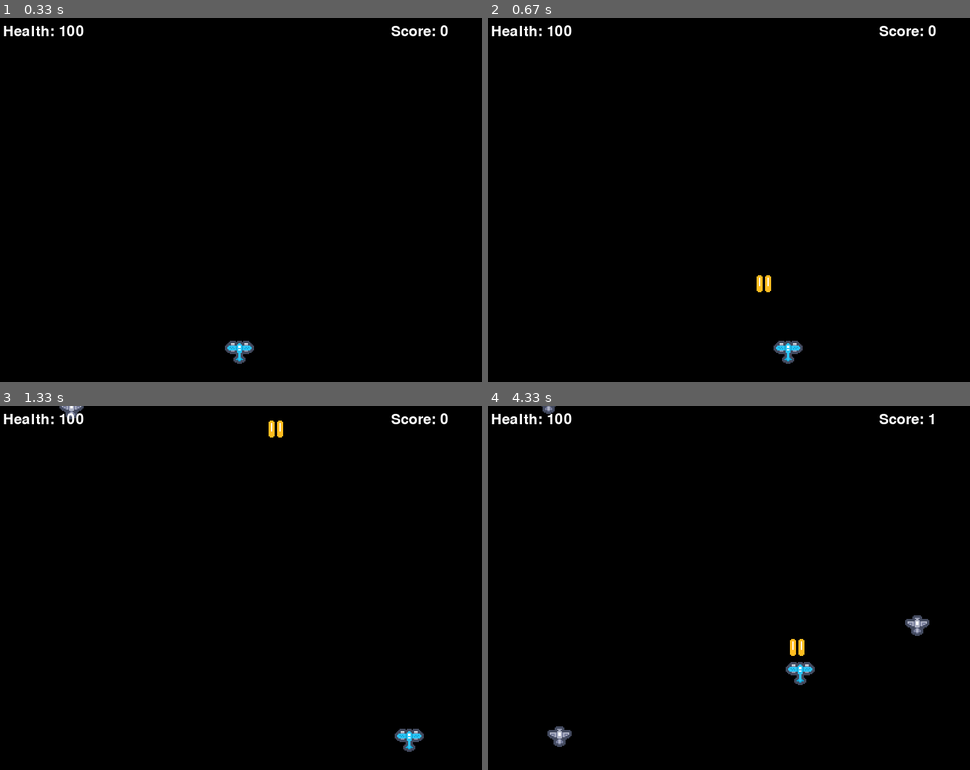
Above: before the commit, frames 1-4 (two rows, left to right).
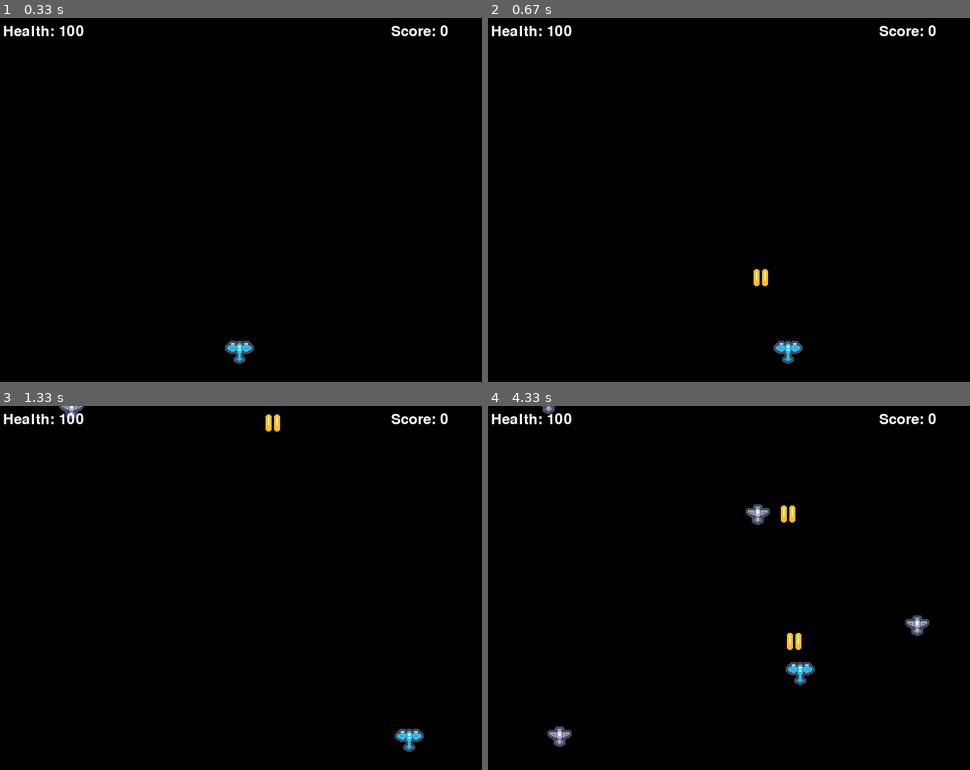
Above: after the commit, the same moments.

Repository: Aethelbrad/planes-pygame
Game: pygame game, started from main.py
Same seed, same stepped clock (60 frames per second), same inputs: the game is played once before the commit and once after it.
Inputs:
- Up to frame 1 (0.33 s): no input
- Up to frame 2 (0.67 s): hold Space from 0.33 s (still down); hold Right from 0.33 s (still down)
- Up to frame 3 (1.33 s): release Space at 0.8 s; release Right at 0.8 s; hold Right 0.83-1.3 s
- Up to frame 4 (4.33 s): hold Up 1.33-1.63 s; hold Right 1.67-2.13 s; hold Left 2.17-2.7 s; hold Down 2.73-3.03 s; tap Space at 3.07, 3.47, 3.77, 3.9, 4.3 s; hold Left 3.4-3.8 s; hold Up 3.83-4.2 s; hold Right from 4.23 s (still down)

Frame 1 is identical in both runs. In frame 2, 0.2% of the frame differs, in the area x 55-59%, y 69-76%; in frame 3, 0.2%; in frame 4, 0.5%, in the area x 53-93%, y 2-69%.

Commit message:
fixed key check every frame

Diff:
--- a/main.py
+++ b/main.py
@@ -19,7 +19,7 @@
 BULLET_IMAGE_PATH = "assets/sprites/tile_0001.png"
 ENEMY_IMAGE_PATH = "assets/sprites/ship_0022.png"
 
-# Asset Manager class
+
 class AssetManager:
     def __init__(self, screen, font):
         self.screen = screen
@@ -55,7 +55,7 @@
         score_text = self.font.render(f"Score: {player.score}", True, (255, 255, 255))
         self.screen.blit(score_text, (SCREEN_WIDTH - 150, 10))
 
-# Player class
+
 class Player(pygame.sprite.Sprite):
     def __init__(self, asset_manager):
         super().__init__()
@@ -65,7 +65,8 @@
         self.health = PLAYER_MAX_HEALTH
         self.score = 0
 
-    def update(self, keys):
+    def update(self):
+        keys = pygame.key.get_pressed()
         if keys[pygame.K_LEFT] and self.rect.left > 0:
             self.rect.x -= self.speed
         if keys[pygame.K_RIGHT] and self.rect.right < SCREEN_WIDTH:
@@ -84,7 +85,7 @@
     def add_score(self, points):
         self.score += points
 
-# Enemy class
+
 class Enemy(pygame.sprite.Sprite):
     def __init__(self, asset_manager):
         super().__init__()
@@ -97,7 +98,7 @@
         if self.rect.top > SCREEN_HEIGHT:
             self.kill()
 
-# Bullet class
+
 class Bullet(pygame.sprite.Sprite):
     def __init__(self, x, y, asset_manager):
         super().__init__()
@@ -110,7 +111,25 @@
         if self.rect.bottom < 0:
             self.kill()
 
-# Game class
+class EventHandler:
+    def __init__(self, game):
+        self.game = game
+
+    def handle_events(self):
+        for event in pygame.event.get():
+            if event.type == pygame.QUIT:
+                self.game.running = False
+
+    def handle_shooting(self):
+        keys = pygame.key.get_pressed()
+        current_time = pygame.time.get_ticks()
+        if keys[pygame.K_SPACE] and current_time - self.game.last_shot_time > SHOOT_DELAY:
+            bullet = Bullet(self.game.player.rect.centerx, self.game.player.rect.top, self.game.asset_manager)
+            self.game.bullets.add(bullet)
+            self.game.all_sprites.add(bullet)
+            self.game.last_shot_time = current_time
+
+
 class Game:
     def __init__(self):
         pygame.init()
@@ -134,18 +153,8 @@
         self.last_enemy_spawn_time = 0
         self.running = True
 
-    def handle_events(self):
-        for event in pygame.event.get():
-            if event.type == pygame.QUIT:
-                self.running = False
-
-    def handle_shooting(self, keys):
-        current_time = pygame.time.get_ticks()
-        if keys[pygame.K_SPACE] and current_time - self.last_shot_time > SHOOT_DELAY:
-            bullet = Bullet(self.player.rect.centerx, self.player.rect.top, self.asset_manager)
-            self.bullets.add(bullet)
-            self.all_sprites.add(bullet)
-            self.last_shot_time = current_time
+        # Components
+        self.event_handler = EventHandler(self)
 
     def spawn_enemy(self):
         current_time = pygame.time.get_ticks()
@@ -165,11 +174,10 @@
             self.player.take_damage(len(player_collisions))
 
     def update(self):
-        keys = pygame.key.get_pressed()
-        self.player.update(keys)
+        self.player.update()
         self.bullets.update()
         self.enemies.update()
-        self.handle_shooting(keys)
+        self.event_handler.handle_events()
         self.spawn_enemy()
         self.handle_collisions()
 
@@ -178,7 +186,7 @@
 
     def run(self):
         while self.running:
-            self.handle_events()
+            self.event_handler.handle_shooting()
             self.update()
             self.draw()
             self.clock.tick(60)
